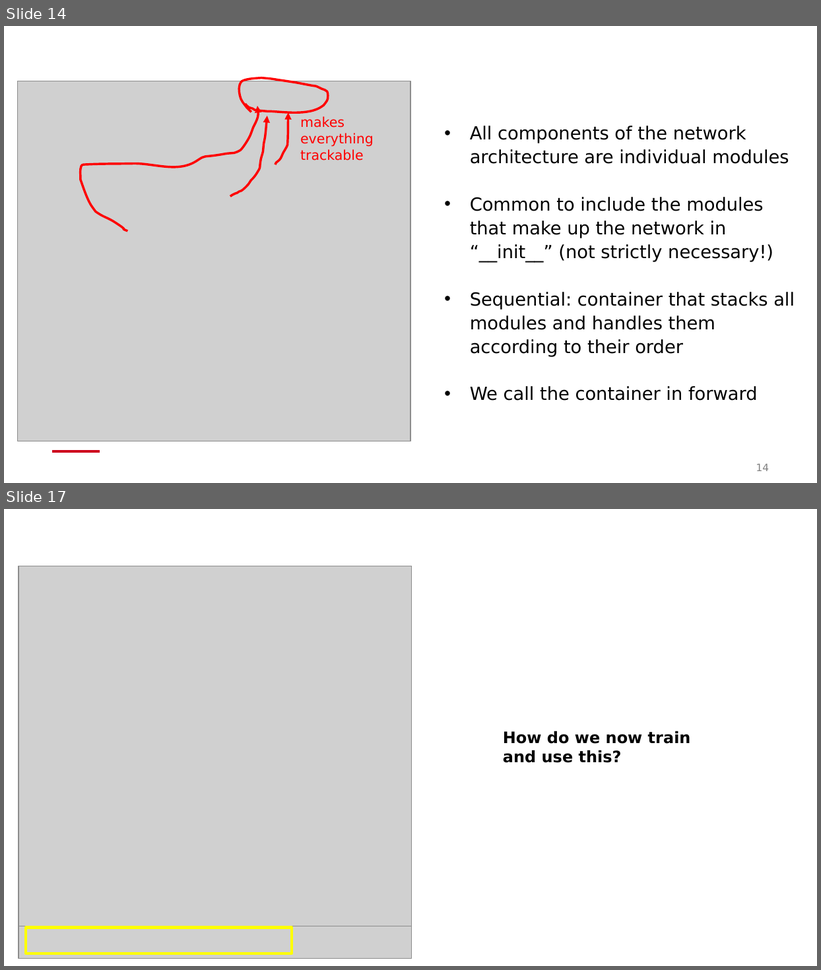
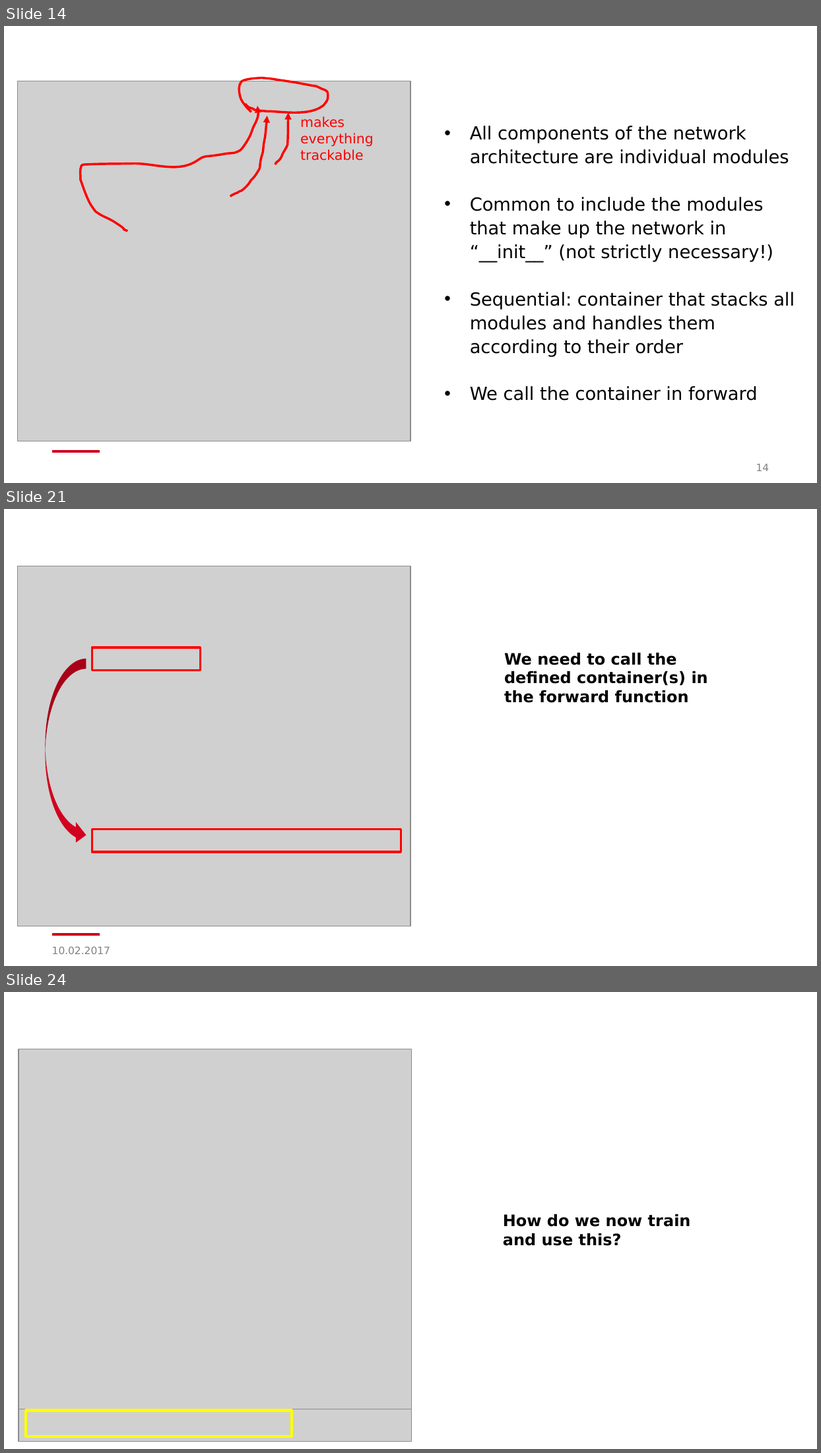
Before and after one commit to BAMeScience/workshop_neural_nets, a slide deck: slides/General_problem_and_PyTorch_example.pptx. Shown one above the other, each under a label of ours: slides 14 and 17 before the commit, slides 14, 21 and 24 after it; the slides between them are not shown. The pictures are 821x970 and 821x1453 pixels, drawn with LibreOffice and Linux fonts; fonts in the diff are those of the drawing; grey boxes stand for pictures; background and template pictures are left out. Boxes give left, top, right and bottom in pixels: in the first picture for what was removed or moved away, otherwise in the second. Text is boxed around its words. In the diff, an @@ line names an element or a change of style, - is before the commit and + after.

```diff
--- a/slides/General_problem_and_PyTorch_example.pptx
+++ b/slides/General_problem_and_PyTorch_example.pptx
@@ slide 21 added at (4, 509, 817, 966), background #FFFFFF; not listed: 1 template element that a slide beside it also shows @@
@@ picture added at (18, 566, 411, 926) @@
@@ rectangle added at (92, 647, 200, 670), outline #FF0000 2 pt @@
@@ curved right arrow added at (46, 659, 86, 846), fill #D2001E @@
@@ text added at (504, 652, 708, 703), 14 pt, text #000000, bold @@
+We need to call the defined container(s) in the forward function
@@ rectangle added at (92, 829, 401, 852), outline #FF0000 2 pt @@
@@ text added at (52, 947, 110, 955), 9 pt, text #808080 @@
+10.02.2017
@@ what was slide 17 is now slide 24 @@
```
Also in this commit, not shown: 2 slides changed, 6 other slides added, 1 slide removed.
